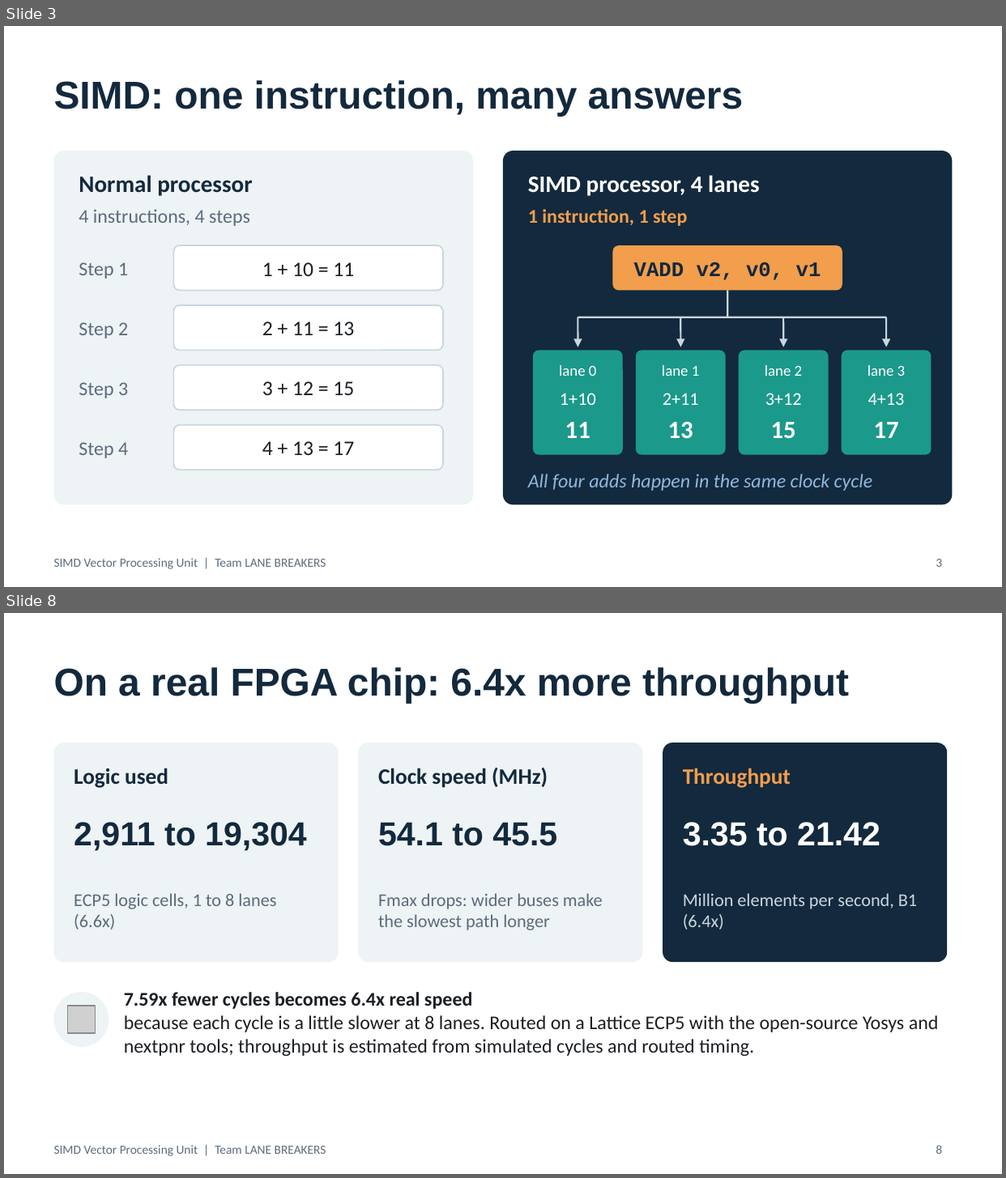
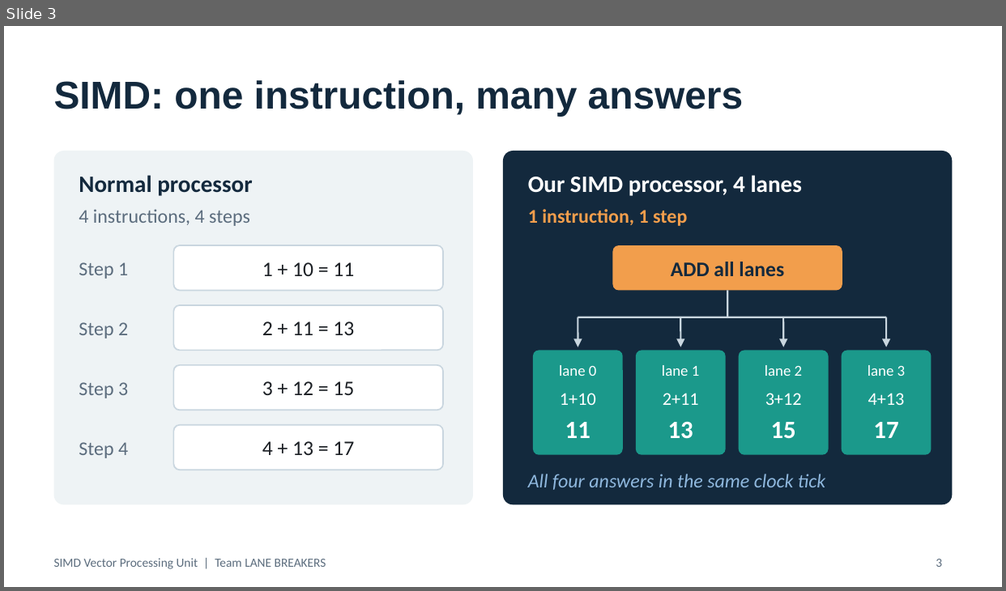
Before and after one commit to ChaitanyaSai-Meka/simd-vector-processing-unit, a slide deck: report/SIMD_VPU_Presentation.pptx. Shown one above the other, each under a label of ours: slides 3 and 8 before the commit, slide 3 after it; the slides between them are not shown. The pictures are 1006x1178 and 1006x591 pixels, drawn with LibreOffice and Linux fonts; fonts in the diff are those of the drawing; grey boxes stand for pictures. Boxes give left, top, right and bottom in pixels: in the first picture for what was removed or moved away, otherwise in the second. Text is boxed around its words. In the diff, an @@ line names an element or a change of style, - is before the commit and + after.

```diff
--- a/report/SIMD_VPU_Presentation.pptx
+++ b/report/SIMD_VPU_Presentation.pptx
@@ slide 8 removed at <box>4,613,1002,1174</box>, background #FFFFFF; not listed: 1 template element that a slide beside it also shows @@
@@ title removed at <box>54,667,849,703</box> @@
-On a real FPGA chip: 6.4x more throughput
@@ rounded rectangle removed at <box>54,743,339,962</box> @@
@@ rounded rectangle removed at <box>358,743,642,962</box> @@
@@ rounded rectangle removed at <box>663,743,947,962</box> @@
@@ text removed at <box>74,768,168,788</box> @@
-Logic used
@@ text removed at <box>378,768,548,788</box> @@
-Clock speed (MHz)
@@ text removed at <box>683,768,791,788</box> @@
-Throughput
@@ text removed at <box>74,822,307,851</box> @@
-2,911 to 19,304
@@ text removed at <box>378,822,557,846</box> @@
-54.1 to 45.5
@@ text removed at <box>683,822,880,846</box> @@
-3.35 to 21.42
@@ text removed at <box>74,893,276,930</box> @@
-ECP5 logic cells, 1 to 8 lanes (6.6x)
@@ text removed at <box>378,893,603,931</box> @@
-Fmax drops: wider buses make the slowest path longer
@@ text removed at <box>683,893,917,930</box> @@
-Million elements per second, B1 (6.4x)
@@ ellipse removed at <box>54,992,108,1047</box> @@
@@ text removed at <box>124,992,939,1056</box> @@
-7.59x fewer cycles becomes 6.4x real speed
-because each cycle is a little slower at 8 lanes. Routed on a Lattice ECP5 with the open-source Yosys and nextpnr tools; throughput is estimated from simulated cycles and routed timing.
@@ picture removed at <box>68,1006,96,1034</box> @@
@@ page number removed at <box>936,1145,942,1154</box> @@
-8
@@ slide 3 changed as well @@
@@ text at <box>528,175,802,196</box>: text changed @@
-SIMD processor, 4 lanes
+Our SIMD processor, 4 lanes
@@ text at <box>671,262,784,276</box>: text changed; font Courier New to Calibri @@
-VADD v2, v0, v1
+ADD all lanes
@@ text at <box>528,474,825,490</box>: text changed @@
-All four adds happen in the same clock cycle
+All four answers in the same clock tick
```
Also in this commit, not shown: 4 other slides changed, 3 slides added, 4 other slides removed.
